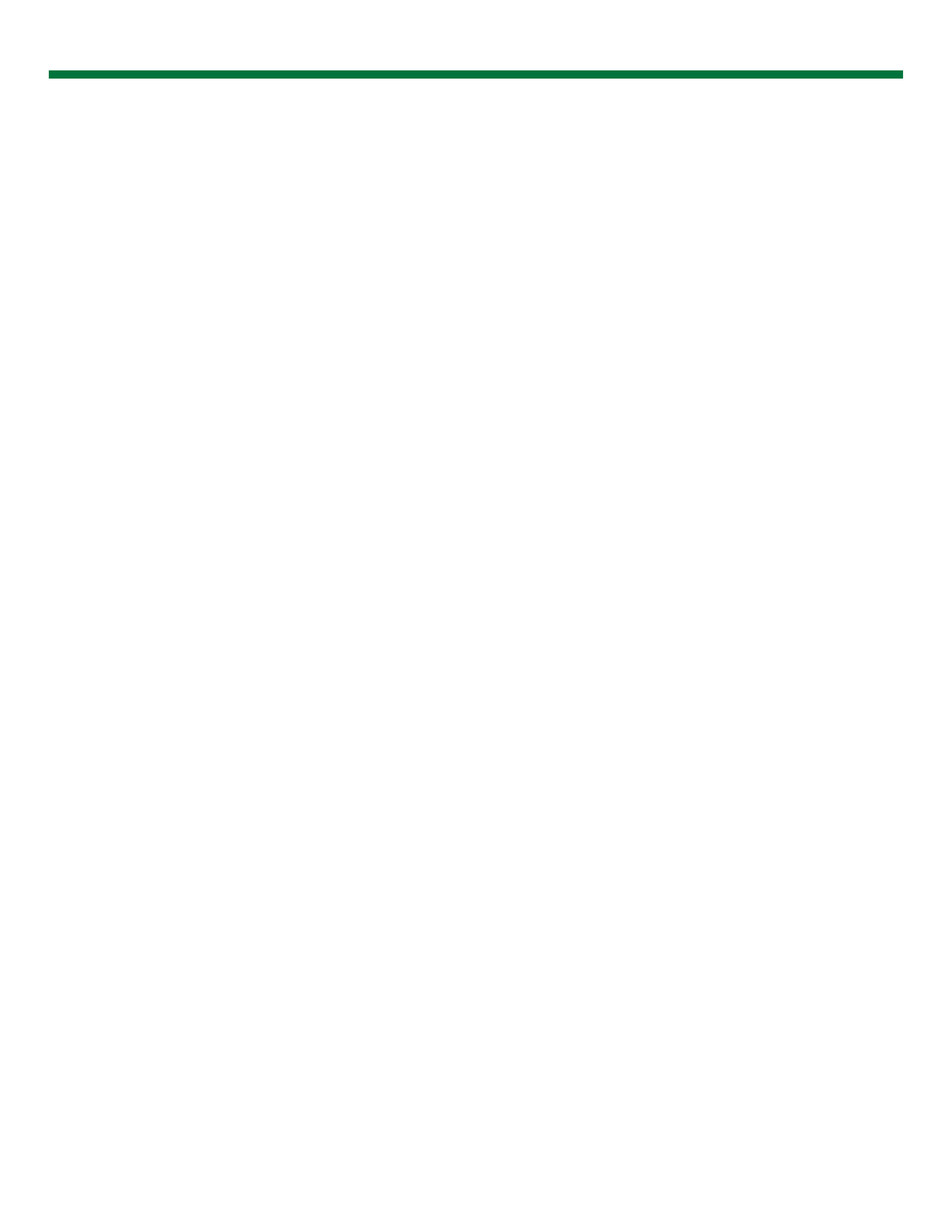
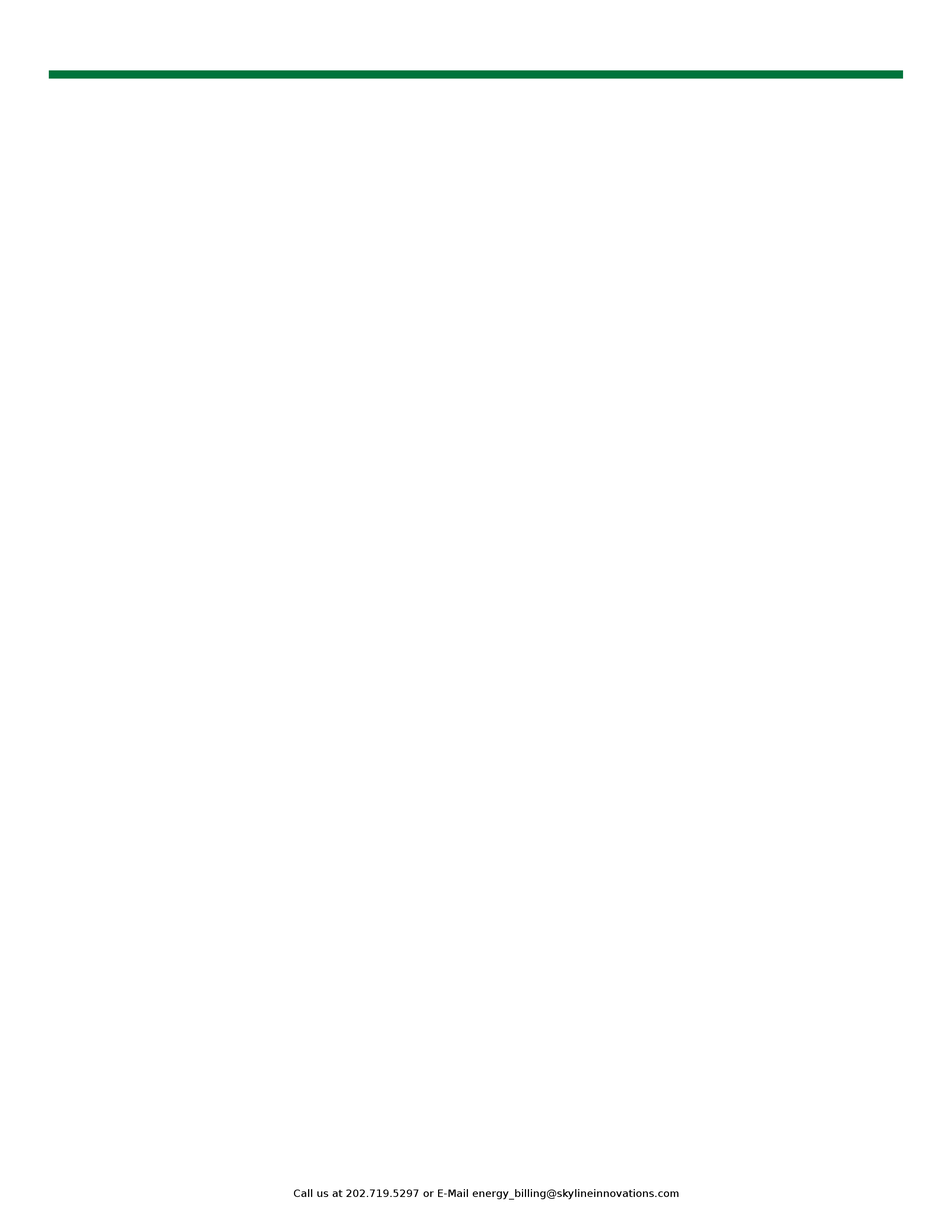
Layer changes from the first 950 x 1229 image to the second:
showed "Call us at 202.719.5297 or E-M...", painted on it over [293, 1189, 679, 1200]
